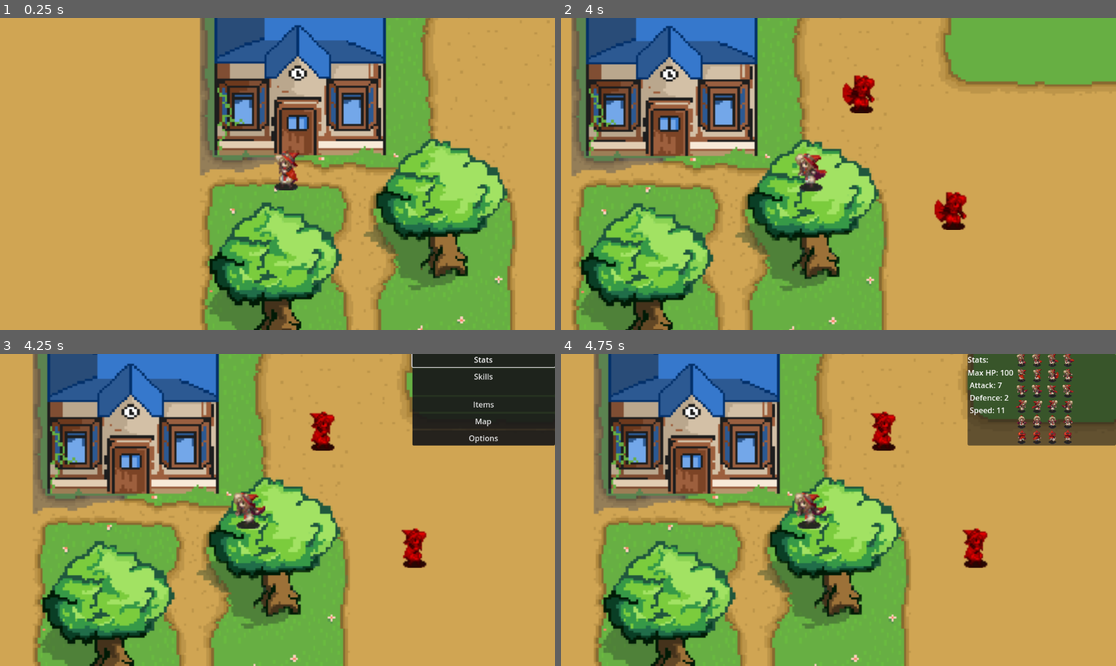
Above: before the commit, frames 1-4 (two rows, left to right).
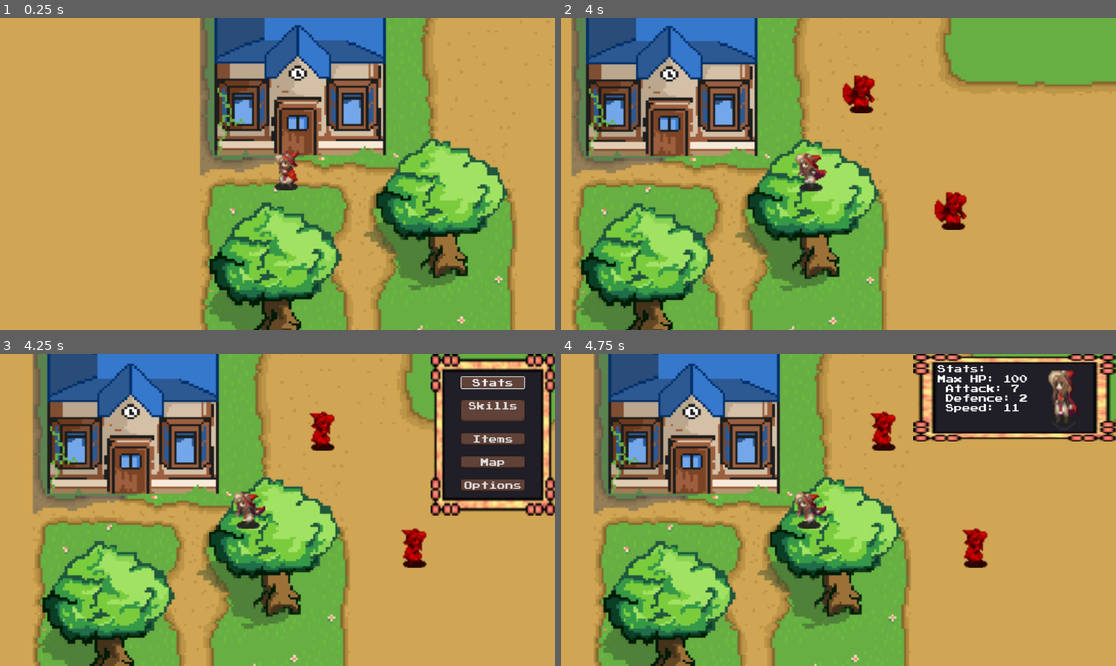
Above: after the commit, the same moments.

Repository: DrewCoding/179-Final-Project
Game: Godot game, scene res://Scenes/new_map_test.tscn
The game is run twice, just before and just after one commit, with the same random seed, the same clock (stepped at 60 frames per second) and the same inputs.
Inputs:
- Up to frame 1 (0.25 s): no input
- Up to frame 2 (4 s): hold D (right) 0.53-1.28 s; hold S (down) 1.28-2.03 s; hold D (right) 2.03-2.78 s; hold W (up) 2.78-3.53 s; hold A (left) from 3.53 s (still down)
- Up to frame 3 (4.25 s): keep holding A (left); tap Shift (menu) at 4.15 s
- Up to frame 4 (4.75 s): release A (left) at 4.25 s; click "Stats" at 4.25 s

Frames 1-2 are identical in both runs. In frame 3, 9.5% of the frame differs, in the area x 74-100%, y 0-52%; in frame 4, 10%, in the area x 63-100%, y 0-30%.

Commit message:
Added theme to Skill and Overworld Menu
Looks pretty chopped lmfao but it was my first time and im proud

Diff:
--- /dev/null
+++ b/aggiemon/Assets/sprites/character_atlas.tres
@@ -0,0 +1,7 @@
+[gd_resource type="AtlasTexture" load_steps=2 format=3 uid="uid://dlnbe2jajdwgl"]
+
+[ext_resource type="Texture2D" uid="uid://boh216q70pv8d" path="res://Assets/sprites/sprites_sample.png" id="1_tjknb"]
+
+[resource]
+atlas = ExtResource("1_tjknb")
+region = Rect2(-3, 1, 30, 30)
--- a/aggiemon/Scenes/new_map_test.tscn
+++ b/aggiemon/Scenes/new_map_test.tscn
@@ -7,10 +7,10 @@
 [ext_resource type="PackedScene" uid="uid://dtrcgvihhd73g" path="res://Scenes/player.tscn" id="4_n21db"]
 [ext_resource type="Script" uid="uid://ckj0jl80tnfsq" path="res://Scripts/player_camera.gd" id="4_xqlrx"]
 [ext_resource type="AudioStream" uid="uid://dubded21vp07" path="res://Audio/test_music2(change_later).mp3" id="5_m3130"]
-[ext_resource type="PackedScene" uid="uid://27svtqjb0qhq" path="res://Scenes/overworld_menu.tscn" id="7_n21db"]
-[ext_resource type="PackedScene" uid="uid://ctb4vis60pgh7" path="res://Scenes/stats_menu.tscn" id="9_m3130"]
-[ext_resource type="PackedScene" uid="uid://d2mwx03oofd4" path="res://Scenes/skills_menu.tscn" id="10_2mu0y"]
-[ext_resource type="PackedScene" uid="uid://bpcgfvb4ftycd" path="res://Scenes/map_menu.tscn" id="11_qyksh"]
+[ext_resource type="PackedScene" uid="uid://27svtqjb0qhq" path="res://UI/overworld_menu.tscn" id="7_n21db"]
+[ext_resource type="PackedScene" uid="uid://ctb4vis60pgh7" path="res://UI/stats_menu.tscn" id="9_m3130"]
+[ext_resource type="PackedScene" uid="uid://d2mwx03oofd4" path="res://UI/skills_menu.tscn" id="10_2mu0y"]
+[ext_resource type="PackedScene" uid="uid://bpcgfvb4ftycd" path="res://UI/map_menu.tscn" id="11_qyksh"]
 
 [sub_resource type="TileSetAtlasSource" id="TileSetAtlasSource_2mu0y"]
 texture = ExtResource("2_xqlrx")
--- a/aggiemon/Scenes/overworld_menu.tscn
+++ /dev/null
@@ -1,53 +0,0 @@
-[gd_scene load_steps=3 format=3 uid="uid://27svtqjb0qhq"]
-
-[ext_resource type="Script" uid="uid://c0tdju2epykls" path="res://Scripts/pause_menu.gd" id="1_n5cd6"]
-
-[sub_resource type="Theme" id="Theme_pnis1"]
-
-[node name="Overworld Menu" type="PanelContainer" node_paths=PackedStringArray("default_button")]
-anchors_preset = 15
-anchor_right = 1.0
-anchor_bottom = 1.0
-offset_left = 856.0
-offset_top = -4.0
-offset_bottom = -458.0
-grow_horizontal = 2
-grow_vertical = 2
-script = ExtResource("1_n5cd6")
-default_button = NodePath("PanelContainer/VBoxContainer/StatsButton")
-
-[node name="PanelContainer" type="PanelContainer" parent="."]
-layout_mode = 2
-theme = SubResource("Theme_pnis1")
-
-[node name="VBoxContainer" type="VBoxContainer" parent="PanelContainer"]
-layout_mode = 2
-
-[node name="StatsButton" type="Button" parent="PanelContainer/VBoxContainer"]
-layout_mode = 2
-text = "Stats"
-
-[node name="SkillsButton" type="Button" parent="PanelContainer/VBoxContainer"]
-layout_mode = 2
-text = "Skills
-
-"
-
-[node name="ItemsButton" type="Button" parent="PanelContainer/VBoxContainer"]
-layout_mode = 2
-text = "Items
-"
-
-[node name="MapButton" type="Button" parent="PanelContainer/VBoxContainer"]
-layout_mode = 2
-text = "Map
-"
-
-[node name="OptionsButton" type="Button" parent="PanelContainer/VBoxContainer"]
-layout_mode = 2
-text = "Options
-"
-
-[connection signal="pressed" from="PanelContainer/VBoxContainer/StatsButton" to="." method="_on_stats_button_pressed"]
-[connection signal="pressed" from="PanelContainer/VBoxContainer/SkillsButton" to="." method="_on_skills_button_pressed"]
-[connection signal="pressed" from="PanelContainer/VBoxContainer/MapButton" to="." method="_on_map_button_pressed"]
--- /dev/null
+++ b/aggiemon/UI/Custom Border and Panels Menu All Part/Button_Atlas_texture.tres
@@ -0,0 +1,7 @@
+[gd_resource type="AtlasTexture" load_steps=2 format=3 uid="uid://dyynsnfo4egf3"]
+
+[ext_resource type="Texture2D" uid="uid://dd7300lyw5rap" path="res://UI/Custom Border and Panels Menu All Part/Border All 1.png" id="1_403yu"]
+
+[resource]
+atlas = ExtResource("1_403yu")
+region = Rect2(448, 0, 64, 64)
--- /dev/null
+++ b/aggiemon/UI/Custom Border and Panels Menu All Part/base_atlas_texture.tres
@@ -0,0 +1,7 @@
+[gd_resource type="AtlasTexture" load_steps=2 format=3 uid="uid://d1u12qgr5l4xt"]
+
+[ext_resource type="Texture2D" uid="uid://dd7300lyw5rap" path="res://UI/Custom Border and Panels Menu All Part/Border All 1.png" id="1_0cexw"]
+
+[resource]
+atlas = ExtResource("1_0cexw")
+region = Rect2(0, 0, 64, 64)
--- /dev/null
+++ b/aggiemon/UI/FreeUi/button_atlas.tres
@@ -0,0 +1,7 @@
+[gd_resource type="AtlasTexture" load_steps=2 format=3 uid="uid://ddwavdvwlvfo5"]
+
+[ext_resource type="Texture2D" uid="uid://b1nc5qtn8crap" path="res://UI/FreeUi/ClassicalButtons.png" id="1_i6fgf"]
+
+[resource]
+atlas = ExtResource("1_i6fgf")
+region = Rect2(16, 16.5, 16, 16)
--- a/aggiemon/Scenes/map_menu.tscn
+++ b/aggiemon/UI/map_menu.tscn
@@ -1,6 +1,6 @@
 [gd_scene load_steps=2 format=3 uid="uid://bpcgfvb4ftycd"]
 
-[ext_resource type="Script" uid="uid://c5u5qk0vk278p" path="res://Scripts/map_menu.gd" id="1_7c5aj"]
+[ext_resource type="Script" uid="uid://c5u5qk0vk278p" path="res://UI/map_menu.gd" id="1_7c5aj"]
 
 [node name="MapMenu" type="Control" node_paths=PackedStringArray("map_rect")]
 layout_mode = 3
--- /dev/null
+++ b/aggiemon/UI/overworld_menu.tscn
@@ -0,0 +1,71 @@
+[gd_scene load_steps=3 format=3 uid="uid://27svtqjb0qhq"]
+
+[ext_resource type="Script" uid="uid://c0tdju2epykls" path="res://UI/pause_menu.gd" id="1_n5cd6"]
+[ext_resource type="Theme" uid="uid://djkietrpesysc" path="res://UI/overworld_menu_theme.tres" id="2_w06ic"]
+
+[node name="Overworld Menu" type="PanelContainer" node_paths=PackedStringArray("default_button")]
+custom_minimum_size = Vector2(230, 160)
+anchors_preset = 1
+anchor_left = 1.0
+anchor_right = 1.0
+offset_left = -258.0
+offset_bottom = 336.0
+grow_horizontal = 0
+theme = ExtResource("2_w06ic")
+script = ExtResource("1_n5cd6")
+default_button = NodePath("MarginContainer/VBoxContainer/StatsButton")
+
+[node name="MarginContainer" type="MarginContainer" parent="."]
+layout_mode = 2
+theme_override_constants/margin_left = 20
+theme_override_constants/margin_top = 46
+theme_override_constants/margin_right = 21
+theme_override_constants/margin_bottom = 50
+
+[node name="VBoxContainer" type="VBoxContainer" parent="MarginContainer"]
+layout_mode = 2
+size_flags_horizontal = 4
+theme_override_constants/separation = 25
+
+[node name="StatsButton" type="Button" parent="MarginContainer/VBoxContainer"]
+custom_minimum_size = Vector2(130, 20)
+layout_mode = 2
+size_flags_horizontal = 4
+theme_override_constants/h_separation = 4
+text = "Stats"
+
+[node name="SkillsButton" type="Button" parent="MarginContainer/VBoxContainer"]
+custom_minimum_size = Vector2(130, 20)
+layout_mode = 2
+size_flags_horizontal = 4
+size_flags_stretch_ratio = 0.0
+text = "Skills
+
+"
+
+[node name="ItemsButton" type="Button" parent="MarginContainer/VBoxContainer"]
+custom_minimum_size = Vector2(130, 20)
+layout_mode = 2
+size_flags_horizontal = 4
+text = "Items
+"
+
+[node name="MapButton" type="Button" parent="MarginContainer/VBoxContainer"]
+custom_minimum_size = Vector2(130, 20)
+layout_mode = 2
+size_flags_horizontal = 4
+size_flags_vertical = 4
+text = "Map
+"
+
+[node name="OptionsButton" type="Button" parent="MarginContainer/VBoxContainer"]
+custom_minimum_size = Vector2(130, 20)
+layout_mode = 2
+size_flags_horizontal = 4
+size_flags_vertical = 4
+text = "Options
+"
+
+[connection signal="pressed" from="MarginContainer/VBoxContainer/StatsButton" to="." method="_on_stats_button_pressed"]
+[connection signal="pressed" from="MarginContainer/VBoxContainer/SkillsButton" to="." method="_on_skills_button_pressed"]
+[connection signal="pressed" from="MarginContainer/VBoxContainer/MapButton" to="." method="_on_map_button_pressed"]
--- /dev/null
+++ b/aggiemon/UI/overworld_menu_theme.tres
@@ -0,0 +1,34 @@
+[gd_resource type="Theme" load_steps=6 format=3 uid="uid://djkietrpesysc"]
+
+[ext_resource type="Texture2D" uid="uid://d1u12qgr5l4xt" path="res://UI/Custom Border and Panels Menu All Part/base_atlas_texture.tres" id="1_f2t05"]
+[ext_resource type="Texture2D" uid="uid://ddwavdvwlvfo5" path="res://UI/FreeUi/button_atlas.tres" id="1_wqlyc"]
+[ext_resource type="FontFile" uid="uid://ci7nxp58uafet" path="res://UI/PressStart2P.ttf" id="2_wqlyc"]
+
+[sub_resource type="StyleBoxTexture" id="StyleBoxTexture_26cur"]
+content_margin_left = 4.0
+content_margin_top = 4.0
+content_margin_right = 2.0
+content_margin_bottom = 2.0
+texture = ExtResource("1_wqlyc")
+texture_margin_left = 3.0
+texture_margin_top = 3.0
+texture_margin_right = 3.0
+texture_margin_bottom = 3.0
+expand_margin_left = 3.0
+expand_margin_top = 3.0
+expand_margin_right = 3.0
+expand_margin_bottom = 3.0
+
+[sub_resource type="StyleBoxTexture" id="StyleBoxTexture_ugxw7"]
+content_margin_left = 2.0
+content_margin_top = 2.0
+texture = ExtResource("1_f2t05")
+region_rect = Rect2(0, 0, 64, 64)
+
+[resource]
+default_font = ExtResource("2_wqlyc")
+default_font_size = 17
+Button/constants/line_spacing = 4
+Button/constants/outline_size = 0
+Button/styles/normal = SubResource("StyleBoxTexture_26cur")
+PanelContainer/styles/panel = SubResource("StyleBoxTexture_ugxw7")
--- a/aggiemon/Scenes/skills_menu.tscn
+++ b/aggiemon/UI/skills_menu.tscn
@@ -1,6 +1,6 @@
 [gd_scene load_steps=2 format=3 uid="uid://d2mwx03oofd4"]
 
-[ext_resource type="Script" uid="uid://c426egw3kqdox" path="res://Scripts/skills_menu.gd" id="1_e662x"]
+[ext_resource type="Script" uid="uid://c426egw3kqdox" path="res://UI/skills_menu.gd" id="1_e662x"]
 
 [node name="skills_menu" type="Control" node_paths=PackedStringArray("skill_list", "info_label")]
 layout_mode = 3
--- a/aggiemon/Scenes/stats_menu.tscn
+++ b/aggiemon/UI/stats_menu.tscn
@@ -1,7 +1,8 @@
-[gd_scene load_steps=3 format=3 uid="uid://ctb4vis60pgh7"]
+[gd_scene load_steps=4 format=3 uid="uid://ctb4vis60pgh7"]
 
-[ext_resource type="Script" uid="uid://cpjnvj3kvftir" path="res://Scripts/stats_menu.gd" id="1_ygp7r"]
-[ext_resource type="Texture2D" uid="uid://boh216q70pv8d" path="res://Assets/sprites/sprites_sample.png" id="2_bwcy1"]
+[ext_resource type="Script" uid="uid://cpjnvj3kvftir" path="res://UI/stats_menu.gd" id="1_ygp7r"]
+[ext_resource type="Theme" uid="uid://djkietrpesysc" path="res://UI/overworld_menu_theme.tres" id="2_neu0m"]
+[ext_resource type="Texture2D" uid="uid://dlnbe2jajdwgl" path="res://Assets/sprites/character_atlas.tres" id="3_neu0m"]
 
 [node name="StatsMenu" type="Control" node_paths=PackedStringArray("character_sprite", "stats_label", "portrait")]
 layout_mode = 3
@@ -20,30 +21,44 @@
 anchors_preset = 1
 anchor_left = 1.0
 anchor_right = 1.0
-offset_left = -308.0
-offset_bottom = 159.0
+offset_left = -421.0
+offset_bottom = 182.0
 grow_horizontal = 0
+theme = ExtResource("2_neu0m")
 
-[node name="HBoxContainer" type="HBoxContainer" parent="PanelContainer"]
+[node name="HBoxContainer" type="Control" parent="PanelContainer"]
 layout_mode = 2
 
-[node name="VBoxContainer" type="VBoxContainer" parent="PanelContainer/HBoxContainer"]
-layout_mode = 2
+[node name="VBoxContainer" type="Control" parent="PanelContainer/HBoxContainer"]
+anchors_preset = 0
+offset_left = 49.0
+offset_top = 21.0
+offset_right = 151.0
+offset_bottom = 155.0
 
 [node name="TitleLabel" type="Label" parent="PanelContainer/HBoxContainer/VBoxContainer"]
-layout_mode = 2
+layout_mode = 0
+offset_right = 102.0
+offset_bottom = 17.0
 text = "Stats:"
 
 [node name="StatsLabel" type="Label" parent="PanelContainer/HBoxContainer/VBoxContainer"]
-layout_mode = 2
+layout_mode = 0
+offset_top = 21.0
+offset_right = 102.0
+offset_bottom = 80.0
 
 [node name="Sprite" type="TextureRect" parent="PanelContainer/HBoxContainer"]
-layout_mode = 2
+layout_mode = 0
+offset_left = 260.0
+offset_top = 32.0
+offset_right = 355.0
+offset_bottom = 175.0
 
 [node name="Sprite2D" type="Sprite2D" parent="."]
 position = Vector2(-694, 339)
 scale = Vector2(3, 3.081)
-texture = ExtResource("2_bwcy1")
+texture = ExtResource("3_neu0m")
 flip_h = true
 region_enabled = true
 region_rect = Rect2(64.944, 30.23, 25.161, 27.053)
Binary file added: aggiemon/UI/Custom Border and Panels Menu All Part/Border All 1.png
Not shown, added: aggiemon/UI/Custom Border and Panels Menu All Part/Border All 1.png.import
Binary file added: aggiemon/UI/Custom Border and Panels Menu All Part/Border All 10.png
Not shown, added: aggiemon/UI/Custom Border and Panels Menu All Part/Border All 10.png.import
Binary file added: aggiemon/UI/Custom Border and Panels Menu All Part/Border All 11.png
Not shown, added: aggiemon/UI/Custom Border and Panels Menu All Part/Border All 11.png.import
Binary file added: aggiemon/UI/Custom Border and Panels Menu All Part/Border All 12.png
Not shown, added: aggiemon/UI/Custom Border and Panels Menu All Part/Border All 12.png.import
Binary file added: aggiemon/UI/Custom Border and Panels Menu All Part/Border All 13.png
Not shown, added: aggiemon/UI/Custom Border and Panels Menu All Part/Border All 13.png.import
Binary file added: aggiemon/UI/Custom Border and Panels Menu All Part/Border All 14.png
Not shown, added: aggiemon/UI/Custom Border and Panels Menu All Part/Border All 14.png.import
(and 91 more such lines)
